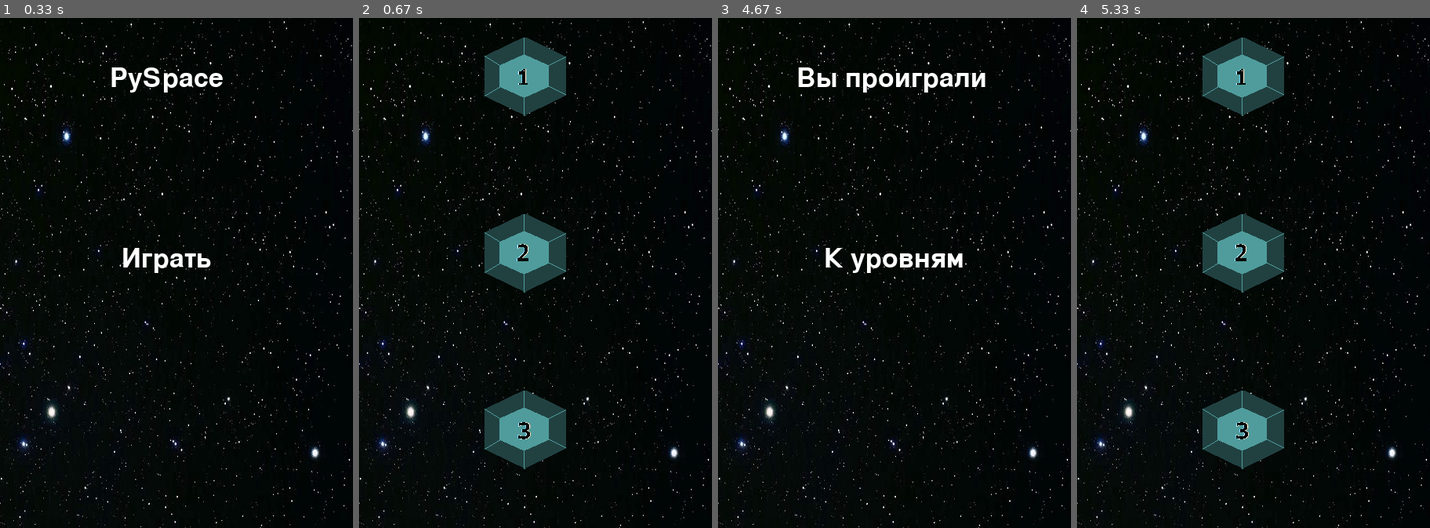
Above: before the commit, frames 1-4 (left to right).
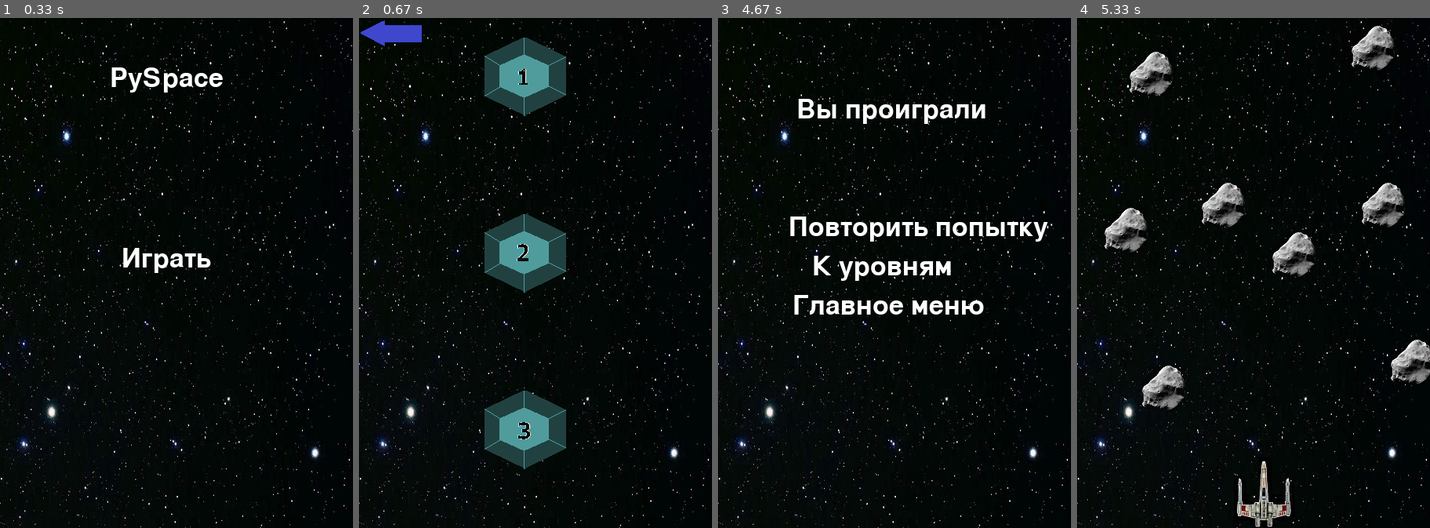
Above: after the commit, the same moments.

Repository: NotnaKO/pygame_project
Game: pygame game, started from game.py
Same seed, same stepped clock (60 frames per second), same inputs: the game is played once before the commit and once after it.
Inputs (mouse positions are in pixels of both pictures, inside the frame that each line leads up to):
- Up to frame 1 (0.33 s): no input
- Up to frame 2 (0.67 s): hold Right from 0.33 s (still down)
- Up to frame 3 (4.67 s): release Right at 0.8 s; click (883, 79) at 0.88 s, where only the run after the commit has a clickable "PySpace"; hold Q 1.17-1.47 s; hold Up 1.17-1.47 s; hold Up 1.5-1.8 s; tap E at 1.65, 3.05, 4.22 s; hold Right 1.83-2.3 s; hold Left 2.33-2.87 s; hold Down 2.9-3.2 s; hold Left 3.23-3.63 s; hold Up 3.67-4.03 s; hold Right from 4.07 s (still down)
- Up to frame 4 (5.33 s): release Right at 4.7 s; click (1278, 227) at 4.78 s; hold Down from 5.07 s (still down)

Frame 1 is identical in both runs. In frame 2, 0.5% of the frame differs, in the area x 0-18%, y 0-6%; in frame 3, 5.2%; in frame 4, 14%, in the area x 7-100%, y 1-100%.

Commit message:
Релиз работающего первого уровня - 0.0

Diff:
--- a/end.py
+++ b/end.py
@@ -1,33 +1,47 @@
 from lessons import *
 
 
-def end_screen(won):
+def end_screen(won, n):
     sp = []
     if won:
         intro_text = ["Вы победили"]
     else:
         intro_text = ["Вы проиграли"]
     intro_text.append("К уровням")
+    intro_text.append("Главное меню")
+    if won:
+        intro_text.append('К следующему уровню')  # Пока не работает, сделаю после 2-3 релиза
+    else:
+        intro_text.append('Повторить попытку')
     fon = pygame.transform.scale(load_image('fon.jpg'), (WIDTH, HEIGHT))
     screen.blit(fon, (0, 0))
     font = pygame.font.Font(None, 50)
-    text_coord = [100, -170]
-    for line in intro_text:
-        string_rendered = font.render(line, 1, pygame.Color('white'))
+    text_coord = [(100, 100), (120, 300), (95, 350)]
+    if won:
+        text_coord.append((65, 250))
+    else:
+        text_coord.append((90, 250))
+    for line in range(len(intro_text)):
+        string_rendered = font.render(intro_text[line], 1, pygame.Color('white'))
         intro_rect = string_rendered.get_rect()
-        text_coord[1] += 230
-        intro_rect.top = text_coord[1]
-        text_coord[0] += 0
-        intro_rect.x = text_coord[0]
-        text_coord[0] += intro_rect.height
+        intro_rect.top = text_coord[line][1]
+        intro_rect.x = text_coord[line][0]
         sp.append(intro_rect)
         screen.blit(string_rendered, intro_rect)
-    r = sp[1]
+    r = sp[1]  # Переход к уровням
+    r1 = sp[2]  # Переход к главному меню
+    r2 = sp[3]  # Переход к повтору или следующему уровню
+    # Зависит от прохождения уровня
     while True:
         for event in pygame.event.get():
             if event.type == pygame.QUIT:
                 terminate()
-            elif event.type == pygame.KEYDOWN or event.type == pygame.MOUSEBUTTONDOWN and r.collidepoint(event.pos):
-                return display_lessons()
+            elif event.type == pygame.MOUSEBUTTONDOWN:
+                if r.collidepoint(event.pos):
+                    return display_lessons()
+                if r1.collidepoint(event.pos):
+                    return start_screen()
+                if r2.collidepoint(event.pos):
+                    return display_lessons(n)
         pygame.display.flip()
         clock.tick(FPS)
--- a/game.py
+++ b/game.py
@@ -12,8 +12,8 @@
         self.play = True
         self.damage = 10
         self.health = 100
-        self.speed = PLAYER_SPEED
-        self.ammunition = 10
+        self.speed = PLAYERSPEED
+        self.ammunition = PLAYERAMMUN
 
     def hurt(self, damage):
         self.health -= damage
@@ -46,18 +46,18 @@
             self.deceleration()
 
     def move_right(self):
-        if self.rect.right + PLAYER_SPEED <= WIDTH:
-            self.rect.x += PLAYER_SPEED
+        if self.rect.right + PLAYERSPEED <= WIDTH:
+            self.rect.x += PLAYERSPEED
 
     def move_left(self):
-        if self.rect.x - PLAYER_SPEED >= 0:
-            self.rect.x -= PLAYER_SPEED
+        if self.rect.x - PLAYERSPEED >= 0:
+            self.rect.x -= PLAYERSPEED
 
     def acceleration(self):  # ускорение
-        self.rect.y -= PLAYER_SPEED // 2
+        self.rect.y -= PLAYERSPEED // 2
 
     def deceleration(self):
-        self.rect.y += PLAYER_SPEED // 2
+        self.rect.y += PLAYERSPEED // 2
 
     def shot_e(self):
         if self.ammunition > 0:
@@ -141,9 +141,9 @@
         self.move()
         sp_spr = pygame.sprite.spritecollide(self, meteors_group, False)
         spr = None
-        for i in sp_spr:
-            if i is not self:
-                spr = i
+        for i1 in sp_spr:
+            if i1 is not self:
+                spr = i1
         if spr is not None:
             self.change_moving_with_spr(spr)
             spr.change_moving_with_spr(self)
@@ -174,16 +174,16 @@
 
 
 def view_lesson():
-    player = None
-    for i in range(len(levelmap)):
-        for j in range(len(levelmap[i])):
-            if levelmap[i][j] == '-':
+    player1 = None
+    for i1 in range(len(levelmap)):
+        for j in range(len(levelmap[i1])):
+            if levelmap[i1][j] == '-':
                 continue
-            elif levelmap[i][j] == '*':
-                Meteor(i + 1, j)
-            elif levelmap[i][j] == 'P':
-                player = Player(i, j)
-    return player
+            elif levelmap[i1][j] == '*':
+                Meteor(i1 + 1, j)
+            elif levelmap[i1][j] == 'P':
+                player1 = Player(i1, j)
+    return player1
 
 
 class PlayerWeapon(pygame.sprite.Sprite):
@@ -199,7 +199,7 @@
         self.damage = 30
 
     def move(self):
-        self.rect.y -= PLAYER_SPEED * 3
+        self.rect.y -= PLAYERSPEED * 3
 
     def update(self):
         self.move()
@@ -217,7 +217,8 @@
 GAME_SPEED = 200  # дальность расположения метеоров
 COLCOUNT = WIDTH // 9  # Адаптировать к разным уровням
 MYEVENTTYPE = 10
-PLAYER_SPEED = 2
+PLAYERSPEED = 2
+PLAYERAMMUN = 20
 METEORSK = 1  # Урон от столкновения между собой метеоров
 player_group = pygame.sprite.Group()
 meteors_group = pygame.sprite.Group()
@@ -226,8 +227,7 @@
           'red_weap': load_image('red_weapon.png', -1)}
 camera = Camera()
 all_sprites = pygame.sprite.Group()
-start_screen()
-levelmap = display_lessons()
+levelmap, n = start_screen()
 while True:
     lessons_group = None
     lw = len(levelmap[0])
@@ -267,7 +267,7 @@
                     deccel = True
                 if event.key == pygame.K_e and player is not None:
                     player.shot_e()
-                if event.key ==pygame.K_q and player is not None:
+                if event.key == pygame.K_q and player is not None:
                     player.shot_q()
             if event.type == pygame.KEYUP:
                 if event.key == pygame.K_a or event.key == pygame.K_LEFT:
@@ -280,13 +280,13 @@
                     deccel = False
         all_sprites.update()
         if player is None:
-            levelmap = end_screen(False)
+            levelmap, n = end_screen(False, n)
             break
         k = 0
         for i in meteors_group:
             k += 1
         if k == 0:
-            levelmap = end_screen(True)
+            levelmap, n = end_screen(True, n)
             break
         if player is not None:
             camera.update(player)
--- a/lessons.py
+++ b/lessons.py
@@ -1,8 +1,81 @@
 import random
-from start import *
+import pygame
+import os
+import sys
+
+FPS = 60
+pygame.init()
+size = WIDTH, HEIGHT = 450, 650
+screen = pygame.display.set_mode(size)
+clock = pygame.time.Clock()
+
+
+def load_image(name, colorkey=None):
+    fullname = os.path.join('data', name)
+    image = pygame.image.load(fullname).convert()
+    if colorkey is not None:
+        if colorkey == -1:
+            colorkey = image.get_at((0, 0))
+        image.set_colorkey(colorkey)
+    else:
+        image = image.convert_alpha()
+    return image
+
+
+def terminate():
+    pygame.quit()
+    sys.exit()
+
+
+def start_screen():
+    sp = []
+    intro_text = ["PySpace", 'Играть']
+    fon = pygame.transform.scale(load_image('fon.jpg'), (WIDTH, HEIGHT))
+    screen.blit(fon, (0, 0))
+    font = pygame.font.Font(None, 50)
+    text_coord = [160, -170]
+    for line in intro_text:
+        string_rendered = font.render(line, 1, pygame.Color('white'))
+        intro_rect = string_rendered.get_rect()
+        text_coord[1] += 230
+        intro_rect.top = text_coord[1]
+        text_coord[0] -= 20
+        intro_rect.x = text_coord[0]
+        text_coord[0] += intro_rect.height
+        sp.append(intro_rect)
+        screen.blit(string_rendered, intro_rect)
+    r = sp[1]
+    while True:
+        for event in pygame.event.get():
+            if event.type == pygame.QUIT:
+                terminate()
+            elif event.type == pygame.KEYDOWN or event.type == pygame.MOUSEBUTTONDOWN and r.collidepoint(event.pos):
+                return display_lessons()
+        pygame.display.flip()
+        clock.tick(FPS)
+
 
 all_sprites = pygame.sprite.Group()
+my_group = pygame.sprite.Group()
 lessons_group = pygame.sprite.Group()
+
+
+class MySprite(pygame.sprite.Sprite):
+    def __init__(self, pov, x, y):
+        super().__init__(all_sprites, my_group)
+        if not pov:
+            self.image = load_image('strelki.png', -1)
+        else:
+            self.image = load_image('strelki1.png', -1)
+        self.rect = self.image.get_rect()
+        self.rect.x = x
+        self.rect.y = y
+
+    def update(self, *args):
+        if self.rect.collidepoint(args[0].pos):
+            return True
+        else:
+            return False
 
 
 class Lesson(pygame.sprite.Sprite):
@@ -21,29 +94,36 @@
 
     def update(self, *args):
         if self.rect.collidepoint(args[0].pos):
-            return generate_level(f'level{self.n}.txt')
+            return generate_level(f'level{self.n}.txt'), self.n
         else:
             return False
 
 
-def display_lessons():
-    fon = pygame.transform.scale(load_image('fon.jpg'), (WIDTH, HEIGHT))
-    screen.blit(fon, (0, 0))
-    for i in range(3):
-        Lesson(i + 1)
-
-    while True:
-        for event in pygame.event.get():
-            if event.type == pygame.QUIT:
-                terminate()
-            if event.type == pygame.MOUSEBUTTONDOWN:
-                for i in lessons_group:
-                    if i.update(event):
-                        return i.update(event)
-
-        all_sprites.draw(screen)
-        pygame.display.flip()
-        clock.tick(FPS)
+def display_lessons(n=None):
+    if n is None:
+        fon = pygame.transform.scale(load_image('fon.jpg'), (WIDTH, HEIGHT))
+        screen.blit(fon, (0, 0))
+        for i in range(3):
+            Lesson(i + 1)
+        MySprite(True, 0, 0)
+        while True:
+            for event in pygame.event.get():
+                if event.type == pygame.QUIT:
+                    terminate()
+                if event.type == pygame.MOUSEBUTTONDOWN:
+                    for i in lessons_group:
+                        if i.update(event):
+                            return i.update(event)
+                    for i in my_group:
+                        if i.update(event):
+                            return start_screen()
+            all_sprites.draw(screen)
+            pygame.display.flip()
+            clock.tick(FPS)
+    else:
+        for i in lessons_group:
+            if i.n == n:
+                return generate_level(f'level{n}.txt'), n
 
 
 def generate_level(filename):
--- a/start.py
+++ /dev/null
@@ -1,54 +0,0 @@
-import pygame
-import sys
-import os
-
-FPS = 60
-pygame.init()
-size = WIDTH, HEIGHT = 450, 650
-screen = pygame.display.set_mode(size)
-clock = pygame.time.Clock()
-
-
-def load_image(name, colorkey=None):
-    fullname = os.path.join('data', name)
-    image = pygame.image.load(fullname).convert()
-    if colorkey is not None:
-        if colorkey == -1:
-            colorkey = image.get_at((0, 0))
-        image.set_colorkey(colorkey)
-    else:
-        image = image.convert_alpha()
-    return image
-
-
-def terminate():
-    pygame.quit()
-    sys.exit()
-
-
-def start_screen():
-    sp = []
-    intro_text = ["PySpace", 'Играть']
-    fon = pygame.transform.scale(load_image('fon.jpg'), (WIDTH, HEIGHT))
-    screen.blit(fon, (0, 0))
-    font = pygame.font.Font(None, 50)
-    text_coord = [160, -170]
-    for line in intro_text:
-        string_rendered = font.render(line, 1, pygame.Color('white'))
-        intro_rect = string_rendered.get_rect()
-        text_coord[1] += 230
-        intro_rect.top = text_coord[1]
-        text_coord[0] -= 20
-        intro_rect.x = text_coord[0]
-        text_coord[0] += intro_rect.height
-        sp.append(intro_rect)
-        screen.blit(string_rendered, intro_rect)
-    r = sp[1]
-    while True:
-        for event in pygame.event.get():
-            if event.type == pygame.QUIT:
-                terminate()
-            elif event.type == pygame.KEYDOWN or event.type == pygame.MOUSEBUTTONDOWN and r.collidepoint(event.pos):
-                return
-        pygame.display.flip()
-        clock.tick(FPS)
Binary file added: data/strelki.png
Binary file added: data/strelki1.png
